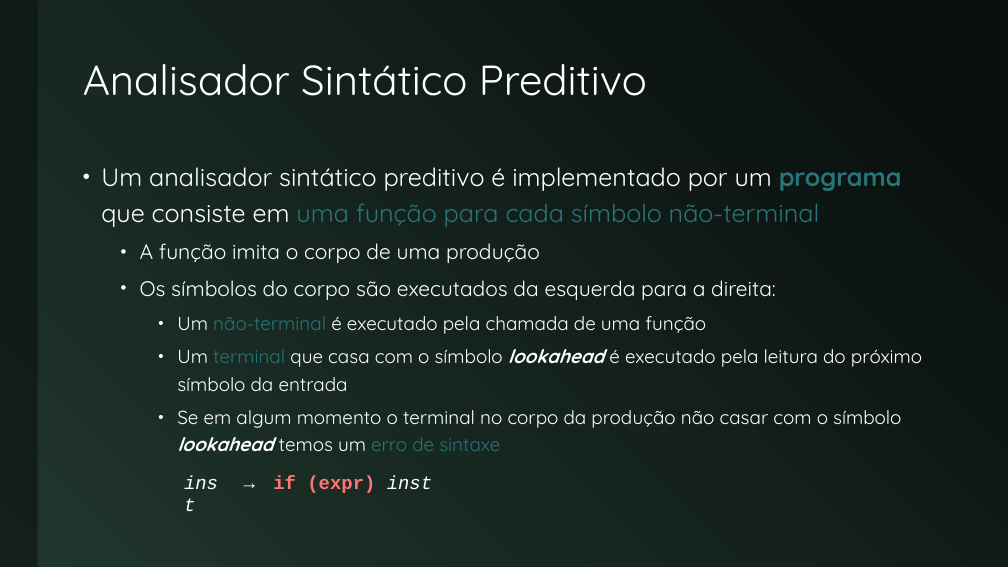
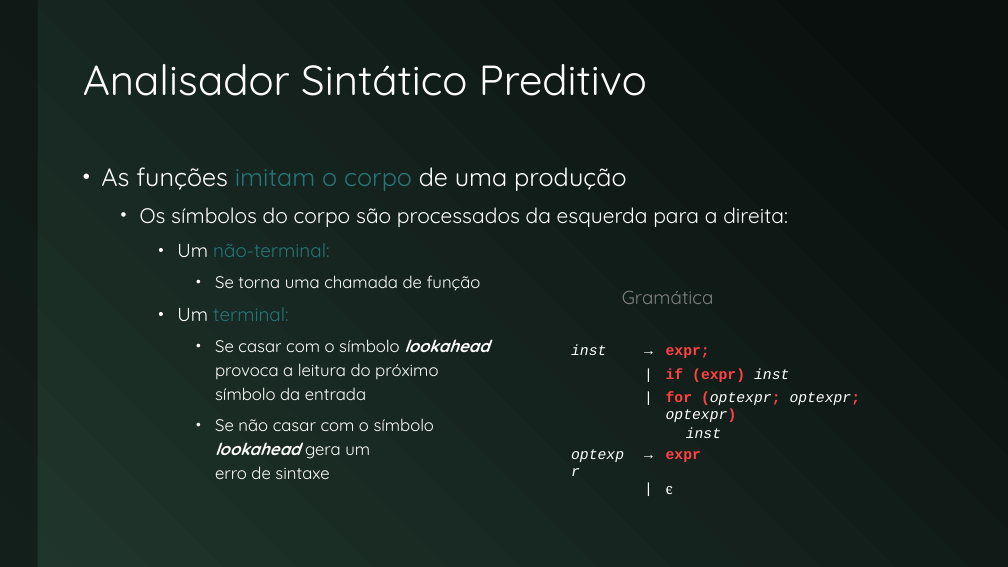
Before and after one commit to JudsonSS/Compiladores, a slide deck: slide 16 of Slides/04. Análise Sintática.pptx (slide 20 before the commit). Drawn at 1008x567 pixels with LibreOffice and Linux fonts; fonts in the diff are those of the drawing. Boxes give left, top, right and bottom in pixels: in the first picture for what was removed or moved away, otherwise in the second. Text is boxed around its words. In the diff, an @@ line names an element or a change of style, - is before the commit and + after.

```diff
--- a/Slides/04. Análise Sintática.pptx
+++ b/Slides/04. Análise Sintática.pptx
@@ text at (x1=101, y1=167, x2=788, y2=479): text changed; size 18 to 16 pt @@
-• Um analisador sintático preditivo é implementado por um programa que consiste em uma função para cada símbolo não-terminal
-  • A função imita o corpo de uma produção
-  • Os símbolos do corpo são executados da esquerda para a direita:
-    • Um não-terminal é executado pela chamada de uma função
-    • Um terminal que casa com o símbolo lookahead é executado pela leitura do próximo símbolo da entrada
-    • Se em algum momento o terminal no corpo da produção não casar com o símbolo lookahead temos um erro de sintaxe
+• As funções imitam o corpo de uma produção
+  • Os símbolos do corpo são processados da esquerda para a direita:
+    • Um não-terminal:
+      • Se torna uma chamada de função
+    • Um terminal:
+      • Se casar com o símbolo lookahead
+        provoca a leitura do próximo
+        símbolo da entrada
+      • Se não casar com o símbolo
+        lookahead gera um
+        erro de sintaxe
@@ text added at (x1=622, y1=290, x2=714, y2=304), 18 pt, text #808080 @@
+Gramática
@@ table added at (x1=563, y1=343, x2=939, y2=498), 6 rows, 3 columns @@
+inst | → | expr;
+ | | | if (expr) inst
+ | | | for (optexpr; optexpr; optexpr)
+ |  | inst
+optexpr | → | expr
+ | | | ϵ
@@ table removed at (x1=176, y1=474, x2=637, y2=504), 1 rows, 3 columns @@
-inst | → | if (expr) inst
```
Also in this commit, not shown: 11 other slides changed, 7 slides added, 5 other files.
